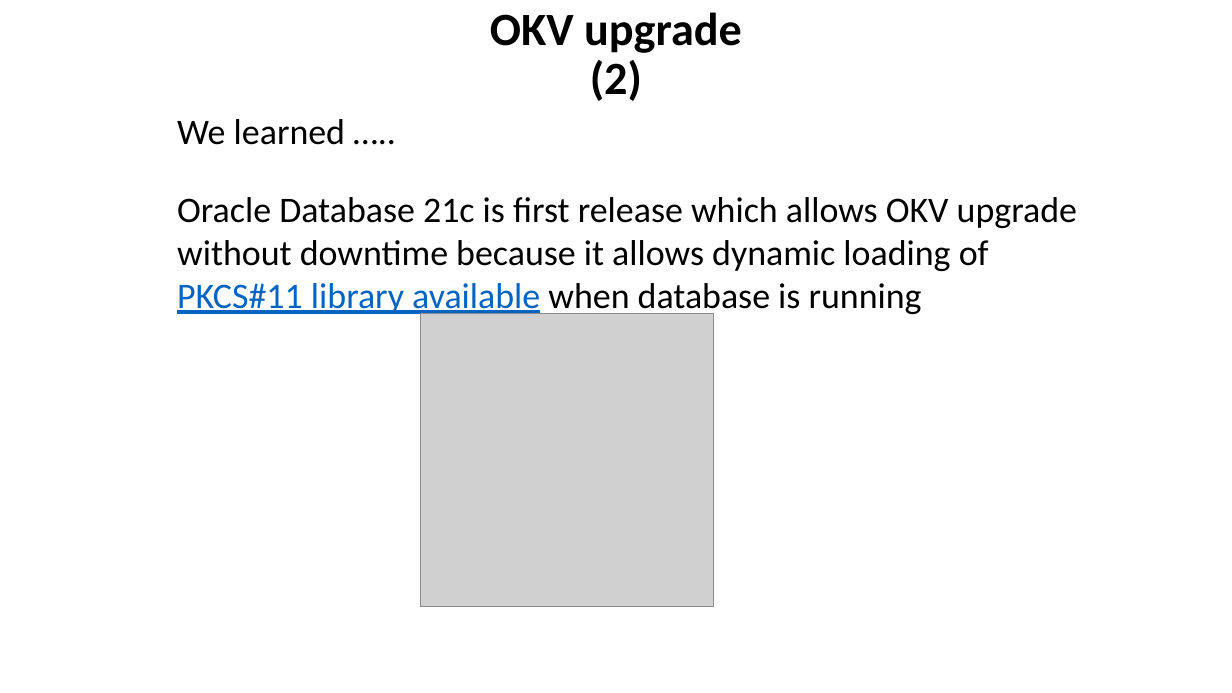
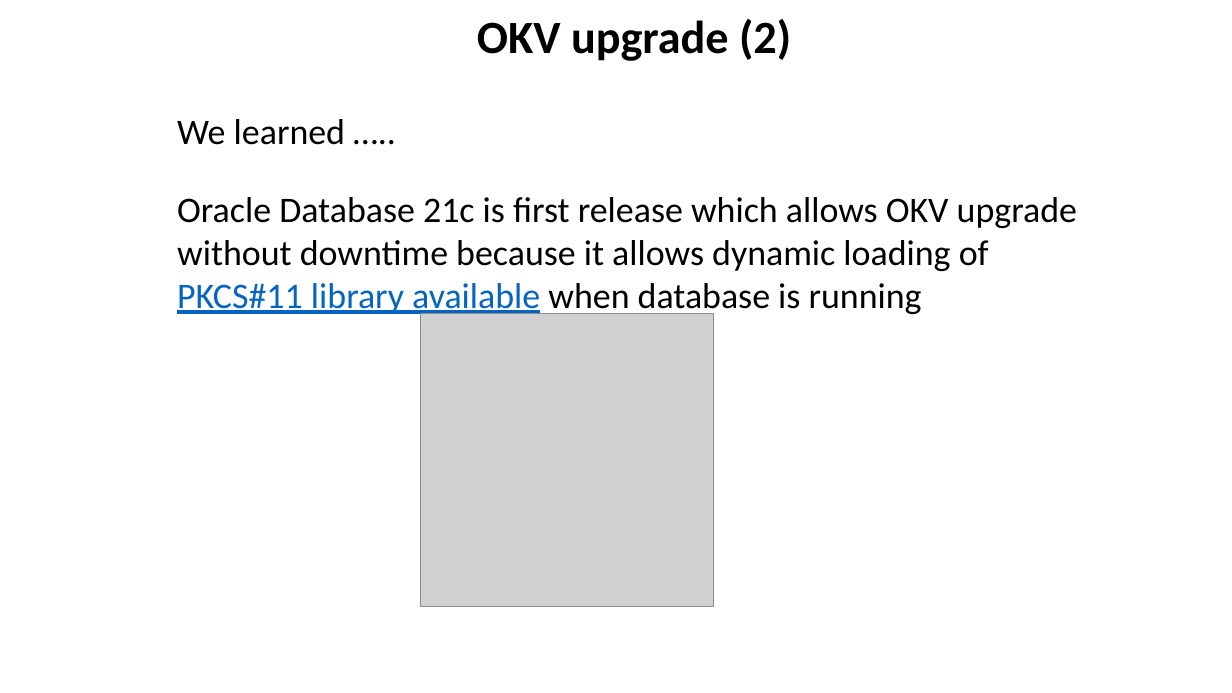
Before and after one commit to zizu1985/DOAG_OKV_EXACC, a slide deck: slide 47 of Oracle_Key_Vault_EXACC_DOAG26.pptx (slide 46 before the commit). Drawn at 1232x693 pixels with LibreOffice and Linux fonts; fonts in the diff are those of the drawing; grey boxes stand for pictures. Boxes give left, top, right and bottom in pixels: in the first picture for what was removed or moved away, otherwise in the second. Text is boxed around its words. In the diff, an @@ line names an element or a change of style, - is before the commit and + after.

```diff
--- a/Oracle_Key_Vault_EXACC_DOAG26.pptx
+++ b/Oracle_Key_Vault_EXACC_DOAG26.pptx
@@ title "OKV upgrade (2)" rewrapped from [490,12,742,101] to [477,19,791,61] @@
```
Also in this commit, not shown: 22 other slides changed, 1 slide added, 2 slides removed.
